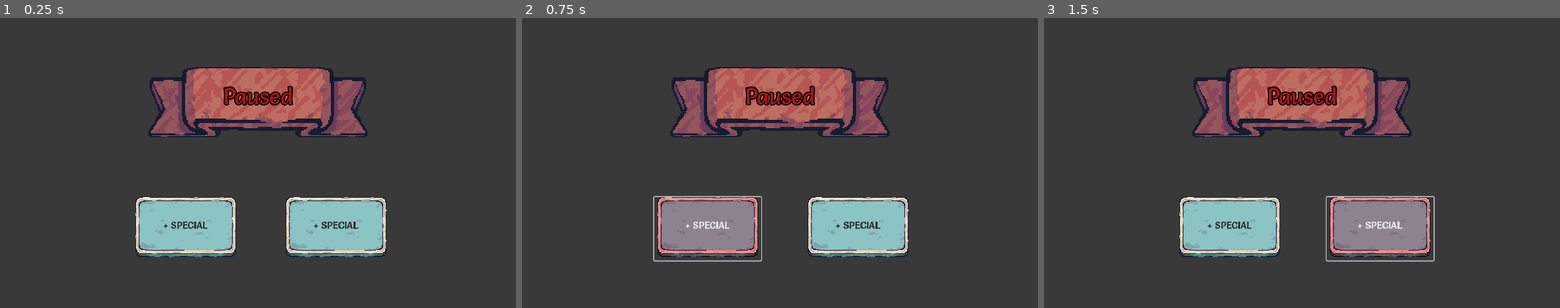
Above: before the commit, frames 1-3 (left to right).
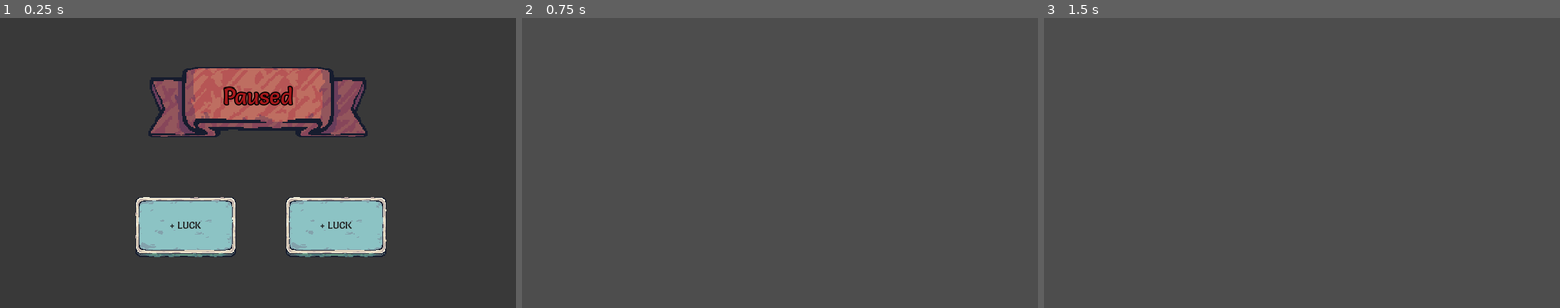
Above: after the commit, the same moments.

Repository: artphil/knight_survivor
Game: Godot game, scene res://ui/player_update_ui.tscn
Same seed, same stepped clock (60 frames per second), same inputs: the game is played once before the commit and once after it. This scene is started directly instead of the project's main scene.
Inputs (mouse positions are in pixels of both pictures, inside the frame that each line leads up to):
- Up to frame 1 (0.25 s): no input
- Up to frame 2 (0.75 s): click "+ SPECIAL" (after the commit: "+ LUCK") at 0.5 s
- Up to frame 3 (1.5 s): click (1379, 229) at 1.25 s, where only the run before the commit has a clickable "+ SPECIAL"

The runs differ from the first frame. In frame 1, 0.2% of the frame differs, in the area x 31-70%, y 70-73%; in frame 2, 17%, in the area x 25-75%, y 16-84%; in frame 3, 17%.
Error before the commit: Invalid access to property or key 'aura_damage' on a base object of type 'Nil'. (res://ui/player_update_ui.gd:41)

Commit message:
feat: improve life

Diff:
--- a/scripts/game_manager.gd
+++ b/scripts/game_manager.gd
@@ -24,6 +24,7 @@
   max_experience = 6 + 2 * (2 ** level)
   if experience >= max_experience:
     level += 1
+    player.sword_attack += 1
     experience = 0
     player_update.emit()
 
--- a/ui/player_update_ui.gd
+++ b/ui/player_update_ui.gd
@@ -3,7 +3,7 @@
 @onready var option1 = $Option1
 @onready var option2 = $Option2
 
-var options = ['ATTACK', 'SPEED', 'SPECIAL', 'LUCK']
+var options = ['ATTACK', 'SPEED', 'SPECIAL', 'LUCK', 'LIFE']
 
 func _ready():
   var opt1 = options[randi() % options.size()]
@@ -22,6 +22,8 @@
     button.pressed.connect(improve_special)
   elif option == 'LUCK':
     button.pressed.connect(improve_luck)
+  elif option == 'LIFE':
+    button.pressed.connect(improve_life)
 
 
 func return_game():
@@ -44,3 +46,8 @@
 func improve_luck():
   GameManager.luck += 0.1
   return_game()
+
+func improve_life():
+  GameManager.player.max_health += 10
+  GameManager.player.health += 10
+  return_game()
